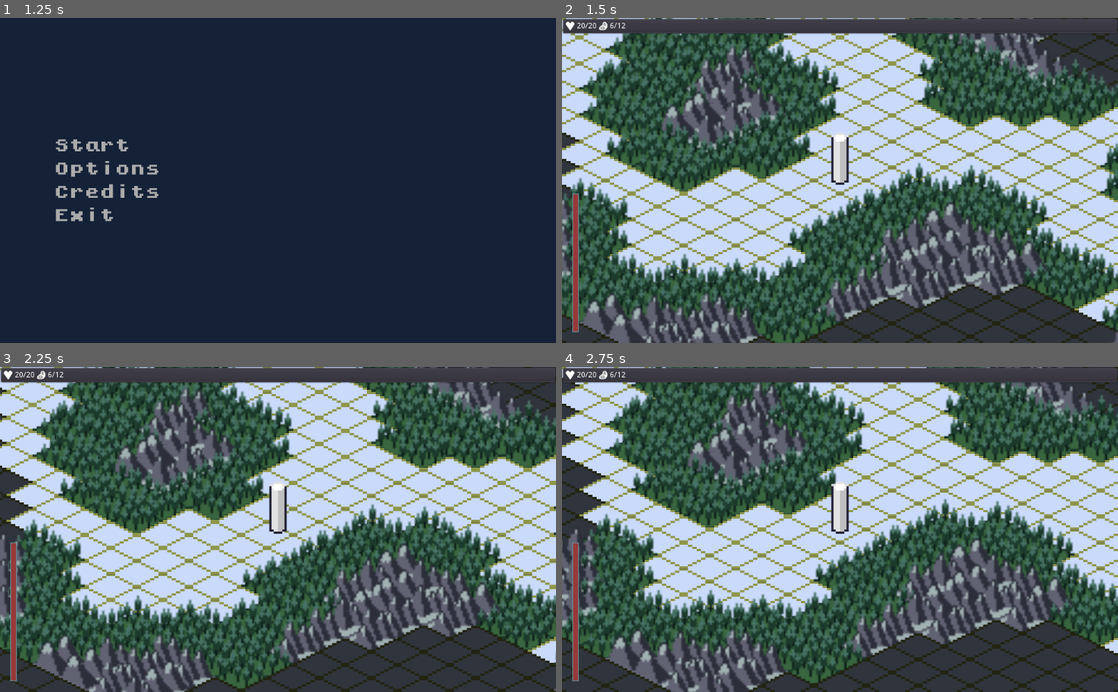
Above: before the commit, frames 1-4 (two rows, left to right).
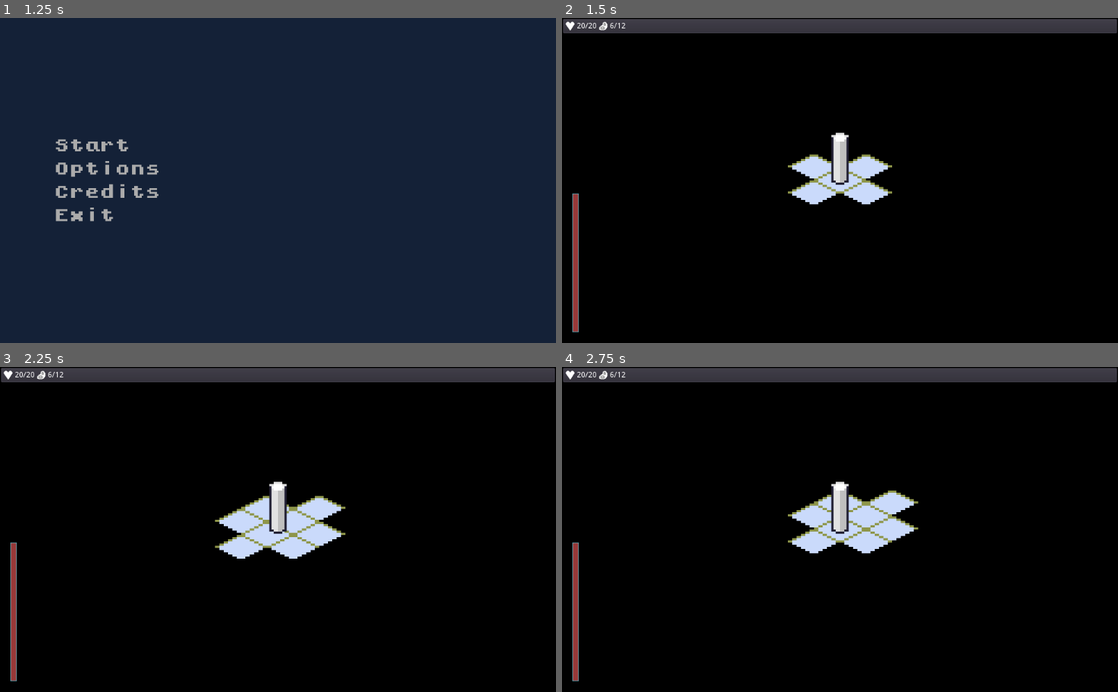
Above: after the commit, the same moments.

Repository: ZeeHatcher/project-forgotten
Game: Godot game, scene res://scenes/start_screen/start_screen.tscn
Two runs of this game, one before a commit and one after it. Both use one fixed random seed, a clock stepped at 60 frames per second and the inputs below.
Inputs (mouse positions are in pixels of both pictures, inside the frame that each line leads up to):
- Up to frame 1 (1.25 s): tap Enter at 0.5 s; move the mouse to (400, 164) at 0.52 s; hold D (move_right) from 0.53 s (still down); click (400, 164) at 0.67 s
- Up to frame 2 (1.5 s): release D (move_right) at 1.25 s; click "Start" at 1.25 s
- Up to frame 3 (2.25 s): tap Space at 2 s; move the mouse to (166, 545) at 2.02 s; hold S (move_down) from 2.03 s (still down)
- Up to frame 4 (2.75 s): keep holding S (move_down)

Frame 1 is identical in both runs. In frame 2, 93% of the frame differs, in the area x 0-100%, y 0-100%; in frame 3, 92%; in frame 4, 93%.

Commit message:
chore: save event tileset as res

Diff:
--- a/main.tscn
+++ b/main.tscn
@@ -1,6 +1,6 @@
-[gd_scene load_steps=21 format=2]
+[gd_scene load_steps=16 format=2]
 
-[ext_resource path="res://assets/cube.png" type="Texture" id=1]
+[ext_resource path="res://resources/events_tileset.tres" type="TileSet" id=1]
 [ext_resource path="res://ui/event_board/event_board.tscn" type="PackedScene" id=2]
 [ext_resource path="res://misc/world_fog/world_fog.tscn" type="PackedScene" id=3]
 [ext_resource path="res://entities/player/player.tscn" type="PackedScene" id=4]
@@ -14,113 +14,14 @@
 [ext_resource path="res://assets/ui/progress_bar_v.png" type="Texture" id=12]
 [ext_resource path="res://assets/ui/progress_bar_frame.png" type="Texture" id=13]
 [ext_resource path="res://temperature_bar.gd" type="Script" id=14]
-[ext_resource path="res://resources/terrain_tileset.tres" type="TileSet" id=15]
-
-[sub_resource type="ConvexPolygonShape2D" id=4]
-points = PoolVector2Array( 10, 6, 12, 5, 14, 6, 12, 7 )
-
-[sub_resource type="ConvexPolygonShape2D" id=7]
-points = PoolVector2Array( 14, 6, 12, 7, 10, 6, 12, 5 )
-
-[sub_resource type="ConvexPolygonShape2D" id=8]
-points = PoolVector2Array( 14, 6, 12, 7, 10, 6, 12, 5 )
-
-[sub_resource type="ConvexPolygonShape2D" id=9]
-points = PoolVector2Array( 14, 6, 12, 7, 10, 6, 12, 5 )
-
-[sub_resource type="TileSet" id=6]
-resource_local_to_scene = true
-0/name = "sample"
-0/texture = ExtResource( 1 )
-0/tex_offset = Vector2( 0, -12 )
-0/modulate = Color( 1, 0.890196, 0, 0.596078 )
-0/region = Rect2( 0, 0, 24, 24 )
-0/tile_mode = 0
-0/occluder_offset = Vector2( 0, 0 )
-0/navigation_offset = Vector2( 0, 0 )
-0/shape_offset = Vector2( 0, 12 )
-0/shape_transform = Transform2D( 1, 0, 0, 1, 0, 12 )
-0/shape = SubResource( 4 )
-0/shape_one_way = false
-0/shape_one_way_margin = 1.0
-0/shapes = [ {
-"autotile_coord": Vector2( 0, 0 ),
-"one_way": false,
-"one_way_margin": 1.0,
-"shape": SubResource( 4 ),
-"shape_transform": Transform2D( 1, 0, 0, 1, 0, 12 )
-} ]
-0/z_index = 0
-1/name = "campsite"
-1/texture = ExtResource( 1 )
-1/tex_offset = Vector2( 0, -12 )
-1/modulate = Color( 0.141176, 0.588235, 0, 1 )
-1/region = Rect2( 0, 0, 24, 24 )
-1/tile_mode = 0
-1/occluder_offset = Vector2( 0, 0 )
-1/navigation_offset = Vector2( 0, 0 )
-1/shape_offset = Vector2( 0, 12 )
-1/shape_transform = Transform2D( 1, 0, 0, 1, 0, 12 )
-1/shape = SubResource( 7 )
-1/shape_one_way = false
-1/shape_one_way_margin = 1.0
-1/shapes = [ {
-"autotile_coord": Vector2( 0, 0 ),
-"one_way": false,
-"one_way_margin": 1.0,
-"shape": SubResource( 7 ),
-"shape_transform": Transform2D( 1, 0, 0, 1, 0, 12 )
-} ]
-1/z_index = 0
-2/name = "tower"
-2/texture = ExtResource( 1 )
-2/tex_offset = Vector2( 0, -12 )
-2/modulate = Color( 0.14902, 0, 1, 1 )
-2/region = Rect2( 0, 0, 24, 24 )
-2/tile_mode = 0
-2/occluder_offset = Vector2( 0, 0 )
-2/navigation_offset = Vector2( 0, 0 )
-2/shape_offset = Vector2( 0, 12 )
-2/shape_transform = Transform2D( 1, 0, 0, 1, 0, 12 )
-2/shape = SubResource( 8 )
-2/shape_one_way = false
-2/shape_one_way_margin = 1.0
-2/shapes = [ {
-"autotile_coord": Vector2( 0, 0 ),
-"one_way": false,
-"one_way_margin": 1.0,
-"shape": SubResource( 8 ),
-"shape_transform": Transform2D( 1, 0, 0, 1, 0, 12 )
-} ]
-2/z_index = 0
-3/name = "ruins"
-3/texture = ExtResource( 1 )
-3/tex_offset = Vector2( 0, -12 )
-3/modulate = Color( 0.160784, 0.160784, 0.160784, 1 )
-3/region = Rect2( 0, 0, 24, 24 )
-3/tile_mode = 0
-3/occluder_offset = Vector2( 0, 0 )
-3/navigation_offset = Vector2( 0, 0 )
-3/shape_offset = Vector2( 0, 12 )
-3/shape_transform = Transform2D( 1, 0, 0, 1, 0, 12 )
-3/shape = SubResource( 9 )
-3/shape_one_way = false
-3/shape_one_way_margin = 1.0
-3/shapes = [ {
-"autotile_coord": Vector2( 0, 0 ),
-"one_way": false,
-"one_way_margin": 1.0,
-"shape": SubResource( 9 ),
-"shape_transform": Transform2D( 1, 0, 0, 1, 0, 12 )
-} ]
-3/z_index = 0
+[ext_resource path="res://resources/terrain_tileset.tres" type="TileSet" id=16]
 
 [node name="Main" type="Node2D"]
 script = ExtResource( 9 )
 
 [node name="Terrain" type="TileMap" parent="."]
 mode = 1
-tile_set = ExtResource( 15 )
+tile_set = ExtResource( 16 )
 cell_size = Vector2( 24, 12 )
 cell_tile_origin = 1
 cell_y_sort = true
@@ -129,14 +30,14 @@
 
 [node name="EventTiles" type="TileMap" parent="."]
 mode = 1
-tile_set = SubResource( 6 )
+tile_set = ExtResource( 1 )
 cell_size = Vector2( 24, 12 )
 cell_tile_origin = 1
 cell_y_sort = true
 collision_layer = 2
 collision_mask = 0
 format = 1
-tile_data = PoolIntArray( -131085, 2, 0, -196598, 3, 0, 393216, 1, 0 )
+tile_data = PoolIntArray( -131085, 2, 0, -131084, 4, 0, -196598, 3, 0, 393216, 1, 0 )
 script = ExtResource( 6 )
 
 [node name="Player" parent="." instance=ExtResource( 4 )]
@@ -206,7 +107,7 @@
 board = NodePath("../CanvasLayer/CenterContainer/EventBoard")
 
 [node name="WorldFog" parent="." instance=ExtResource( 3 )]
-tilemap_paths = [ NodePath("../EventTiles") ]
+tilemap_paths = [ NodePath("../EventTiles"), NodePath("../Terrain") ]
 
 [node name="GameOverService" type="Node" parent="."]
 script = ExtResource( 8 )
--- /dev/null
+++ b/resources/events_tileset.tres
@@ -0,0 +1,103 @@
+[gd_resource type="TileSet" load_steps=7 format=2]
+
+[ext_resource path="res://assets/cube.png" type="Texture" id=1]
+[ext_resource path="res://assets/tiles.png" type="Texture" id=2]
+
+[sub_resource type="ConvexPolygonShape2D" id=4]
+points = PoolVector2Array( 10, 6, 12, 5, 14, 6, 12, 7 )
+
+[sub_resource type="ConvexPolygonShape2D" id=7]
+points = PoolVector2Array( 14, 6, 12, 7, 10, 6, 12, 5 )
+
+[sub_resource type="ConvexPolygonShape2D" id=9]
+points = PoolVector2Array( 14, 6, 12, 7, 10, 6, 12, 5 )
+
+[sub_resource type="ConvexPolygonShape2D" id=10]
+points = PoolVector2Array( 12, 31, 10, 30, 12, 29, 14, 30 )
+
+[resource]
+resource_local_to_scene = true
+0/name = "sample"
+0/texture = ExtResource( 1 )
+0/tex_offset = Vector2( 0, -12 )
+0/modulate = Color( 1, 0.890196, 0, 0.596078 )
+0/region = Rect2( 0, 0, 24, 24 )
+0/tile_mode = 0
+0/occluder_offset = Vector2( 0, 0 )
+0/navigation_offset = Vector2( 0, 0 )
+0/shape_offset = Vector2( 0, 12 )
+0/shape_transform = Transform2D( 1, 0, 0, 1, 0, 12 )
+0/shape = SubResource( 4 )
+0/shape_one_way = false
+0/shape_one_way_margin = 1.0
+0/shapes = [ {
+"autotile_coord": Vector2( 0, 0 ),
+"one_way": false,
+"one_way_margin": 1.0,
+"shape": SubResource( 4 ),
+"shape_transform": Transform2D( 1, 0, 0, 1, 0, 12 )
+} ]
+0/z_index = 0
+1/name = "campsite"
+1/texture = ExtResource( 1 )
+1/tex_offset = Vector2( 0, -12 )
+1/modulate = Color( 0.141176, 0.588235, 0, 1 )
+1/region = Rect2( 0, 0, 24, 24 )
+1/tile_mode = 0
+1/occluder_offset = Vector2( 0, 0 )
+1/navigation_offset = Vector2( 0, 0 )
+1/shape_offset = Vector2( 0, 12 )
+1/shape_transform = Transform2D( 1, 0, 0, 1, 0, 12 )
+1/shape = SubResource( 7 )
+1/shape_one_way = false
+1/shape_one_way_margin = 1.0
+1/shapes = [ {
+"autotile_coord": Vector2( 0, 0 ),
+"one_way": false,
+"one_way_margin": 1.0,
+"shape": SubResource( 7 ),
+"shape_transform": Transform2D( 1, 0, 0, 1, 0, 12 )
+} ]
+1/z_index = 0
+3/name = "ruins"
+3/texture = ExtResource( 1 )
+3/tex_offset = Vector2( 0, -12 )
+3/modulate = Color( 0.160784, 0.160784, 0.160784, 1 )
+3/region = Rect2( 0, 0, 24, 24 )
+3/tile_mode = 0
+3/occluder_offset = Vector2( 0, 0 )
+3/navigation_offset = Vector2( 0, 0 )
+3/shape_offset = Vector2( 0, 12 )
+3/shape_transform = Transform2D( 1, 0, 0, 1, 0, 12 )
+3/shape = SubResource( 9 )
+3/shape_one_way = false
+3/shape_one_way_margin = 1.0
+3/shapes = [ {
+"autotile_coord": Vector2( 0, 0 ),
+"one_way": false,
+"one_way_margin": 1.0,
+"shape": SubResource( 9 ),
+"shape_transform": Transform2D( 1, 0, 0, 1, 0, 12 )
+} ]
+3/z_index = 0
+4/name = "tower"
+4/texture = ExtResource( 2 )
+4/tex_offset = Vector2( 0, -24 )
+4/modulate = Color( 1, 1, 1, 1 )
+4/region = Rect2( 0, 96, 24, 48 )
+4/tile_mode = 0
+4/occluder_offset = Vector2( 0, 0 )
+4/navigation_offset = Vector2( 0, 0 )
+4/shape_offset = Vector2( 0, 0 )
+4/shape_transform = Transform2D( 1, 0, 0, 1, 0, 0 )
+4/shape = SubResource( 10 )
+4/shape_one_way = false
+4/shape_one_way_margin = 1.0
+4/shapes = [ {
+"autotile_coord": Vector2( 0, 0 ),
+"one_way": false,
+"one_way_margin": 1.0,
+"shape": SubResource( 10 ),
+"shape_transform": Transform2D( 1, 0, 0, 1, 0, 0 )
+} ]
+4/z_index = 0
